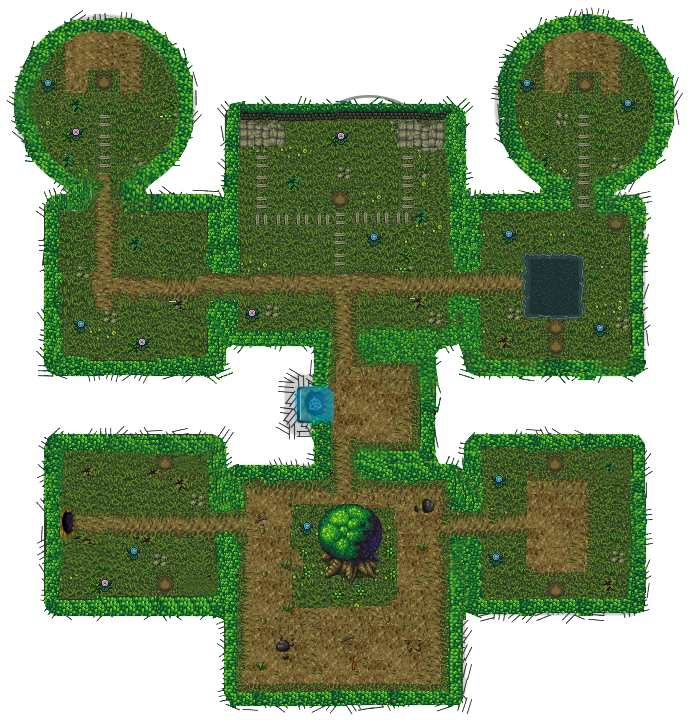
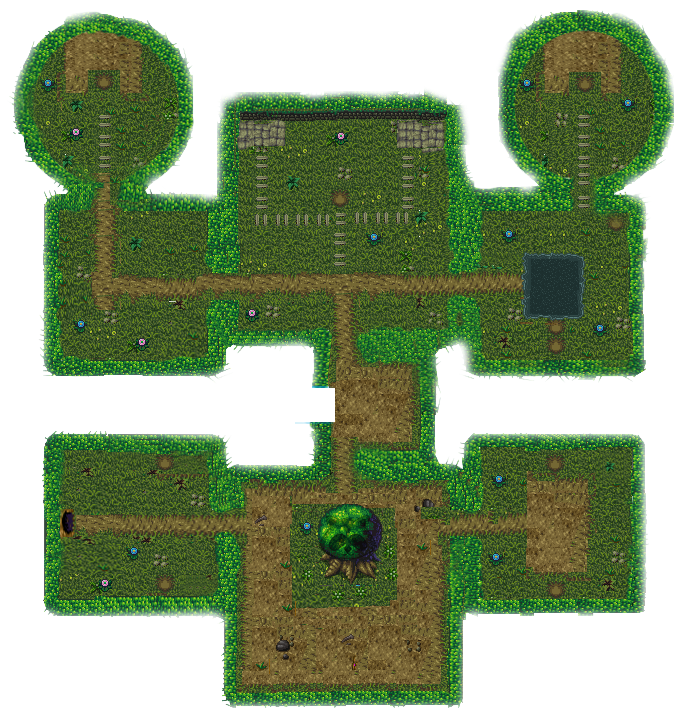
Layered file, before and after one edit (690x720). Changes by layer:
added layer "1f99d" (hard light, 70%) above "Lorem ipsum dolor sit amet, consectetur adipiscing elit, sed do" over bbox(318, 515, 377, 559)
hid "Capa 27", moved it above "Capa 26", painted on it over bbox(6, 14, 674, 708)
added layer "Capa 26" above "Capa 25" over bbox(618, 332, 633, 354)
added layer "Capa 25" above "Capa 30" over bbox(610, 280, 625, 302)
added layer "Capa 30" above "Capa 29" over bbox(421, 507, 444, 519)
added layer "Capa 29" above "Capa 31" over bbox(290, 547, 313, 559)
added layer "Capa 31" above "Capa 33" over bbox(292, 551, 313, 570)
painted on "Capa 3 copia 4" over bbox(7, 10, 674, 708)
removed layer "Elipse 1" (was 44%) over bbox(291, 95, 447, 237)
hid "Capa 1", painted on it over bbox(6, 7, 683, 715)
